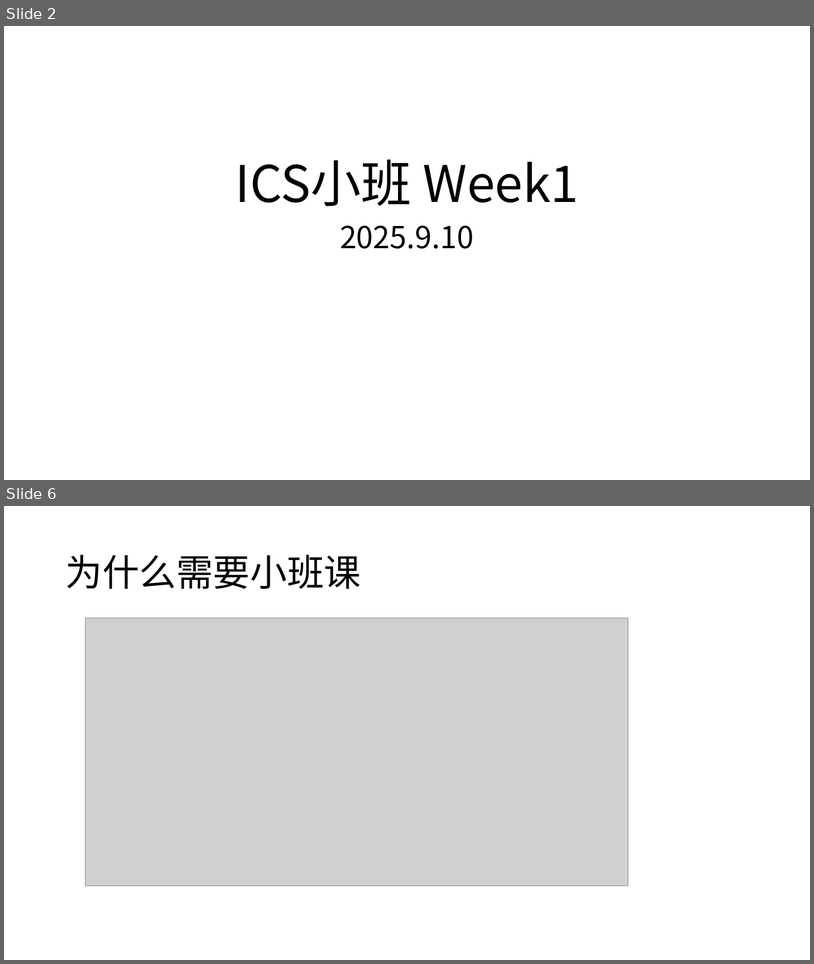
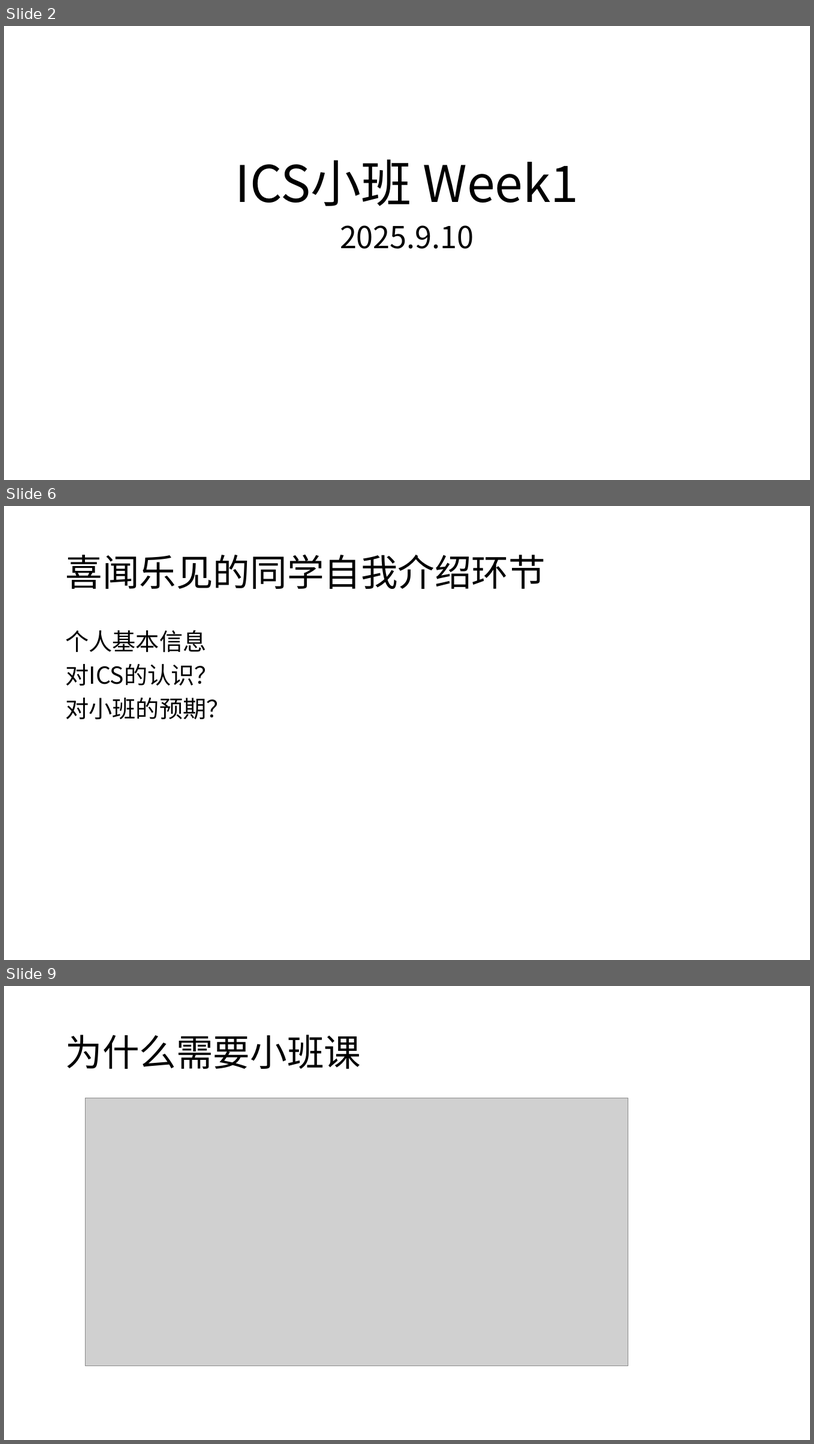
Before and after one commit to zsLiuZian/ics25, a slide deck: resource/seminar/Week1.pptx. Shown one above the other, each under a label of ours: slides 2 and 6 before the commit, slides 2, 6 and 9 after it; the slides between them are not shown. The pictures are 814x964 and 814x1444 pixels, drawn with LibreOffice and Linux fonts; fonts in the diff are those of the drawing; grey boxes stand for pictures. Boxes give left, top, right and bottom in pixels: in the first picture for what was removed or moved away, otherwise in the second. Text is boxed around its words. In the diff, an @@ line names an element or a change of style, - is before the commit and + after.

```diff
--- a/resource/seminar/Week1.pptx
+++ b/resource/seminar/Week1.pptx
@@ slide 6 added at (x1=4, y1=506, x2=810, y2=960), background #FFFFFF @@
@@ title added at (x1=65, y1=555, x2=546, y2=589), 44 pt, text #000000 @@
+喜闻乐见的同学自我介绍环节
@@ text added at (x1=65, y1=630, x2=230, y2=719), 28 pt, text #000000 @@
+个人基本信息
+对ICS的认识？
+对小班的预期？
@@ what was slide 6 is now slide 9 @@
```
Also in this commit, not shown: 9 slides changed, 32 other slides added, 4 other files.
